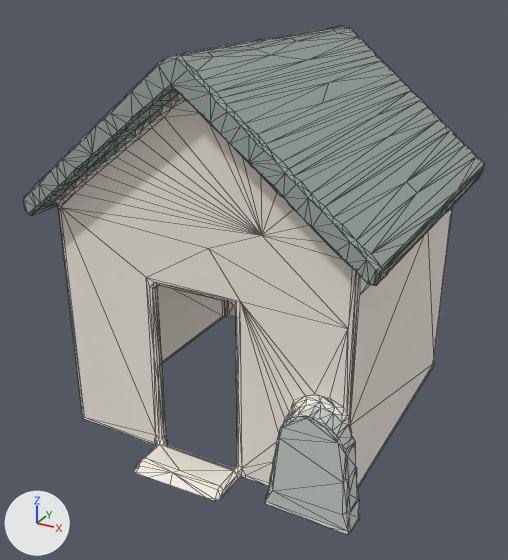
What one commit did to the glTF model docs/univers/archipeo/batiments/modeles/5e-batiment-cabane-de-sema/final-3000.glb.
Rendered twice from a camera (50 mm lens) standing at (0.779, -1.455, 1.078) and looking at (-0.005, -0.03, 0.365). The axes (+X, +Y, +Z) are drawn at lower left. The lights are the same throughout. The picture after the commit comes second. Mesh edges are drawn as thin lines. Vertices at exactly the same position are counted once.

The older version as bpy lines, for what is in view:
```python
me_geometry_0 = bpy.data.meshes.new('geometry_0')
me_geometry_0.from_pydata(...)  # 1285 vertices, 2465 faces; spans x -0.427..0.428, y -0.421..0.473, z 0.0..0.94
me_geometry_0.materials.append(mat_defaultmaterial)
ob_geometry_0 = bpy.data.objects.new('geometry_0', me_geometry_0)
ob_geometry_0.location = (0.0, 0.0, 0.0)
```
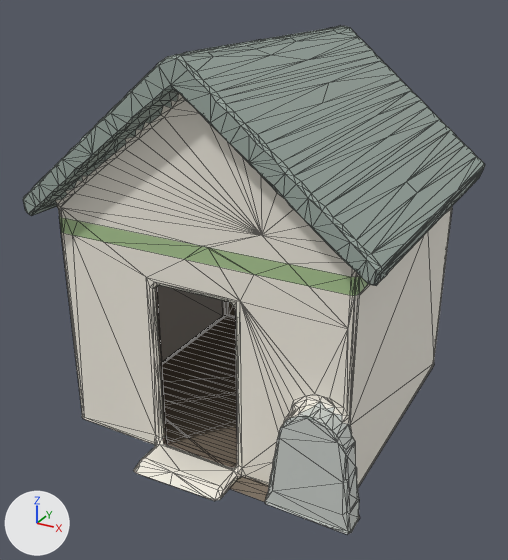
Patch to the scene script:
```diff
--- a/docs/univers/archipeo/batiments/modeles/5e-batiment-cabane-de-sema/final-3000.glb.py
+++ b/docs/univers/archipeo/batiments/modeles/5e-batiment-cabane-de-sema/final-3000.glb.py
@@ me_geometry_0 @@
 # used by ob_geometry_0; location = (0.0, 0.0, 0.0)
-me_geometry_0.from_pydata(...)  # 1285 vertices, 2465 faces; spans x -0.427..0.428, y -0.421..0.473, z 0.0..0.94
+me_geometry_0.from_pydata(...)  # 1419 vertices, 2770 faces; spans x -0.427..0.428, y -0.421..0.473, z 0.0..0.94
+# me_geometry_0 part 1: a new loose piece of 50 vertices spanning x -0.343..0.355, y -0.281..0.389, z 0.003, in mat_defaultmaterial
+# me_geometry_0 part 2
+# 52 faces are deleted
+# 2 vertices move within x -0.12, y -0.404, z 0.0
+# 60 vertices are added at x -0.37..0.368, y -0.365..0.416, z 0.003..0.555
+# 9 new vertices lie (0.0, 0.0, -0.02) away from vertices in x -0.37..0.365, y -0.308..0.416, z 0.575
+# 6 new vertices lie (0.0, 0.0, -0.038) away from vertices in x -0.37..0.365, y -0.308..0.416, z 0.555
+# 9 new vertices lie (0.0, 0.0, -0.038) away from vertices in x -0.37..0.368, y -0.31..0.416, z 0.555
+# 309 new faces join them
+# me_geometry_0 part 3: 328 kept faces spanning x -0.348..0.377, y -0.339..0.391, z 0.0..0.515 get new vertex colours; the middle colour goes from white #f4efe3 to brown #7c7062
 me_geometry_0.materials.append(mat_defaultmaterial)
```

Pixel boxes (x1, y1, x2, y2) of what changed, in the pictures (508 x 560 px):
part 1 of me_geometry_0, added
    after: (162, 315, 237, 464)
part 2 of me_geometry_0, built on
    before: (58, 207, 452, 434)
    after: (58, 207, 452, 502)
part 3 of me_geometry_0, recoloured (darker)
    both: (155, 285, 236, 469)
